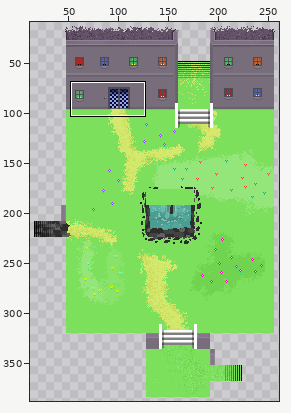
Edited in one commit: sprite sheet (assets/city_under_player.png). The picture above shows the old version from afar; the outline marks the close-up.
Close-up. Before:
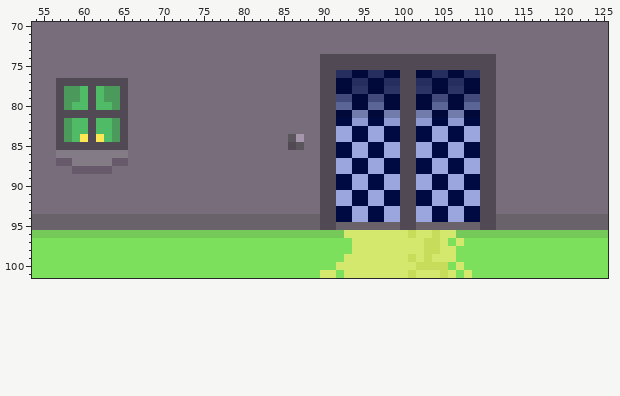
The file is 320x416 pixels. Colours within 5 levels of each other are drawn and written as one. Shown: x 54..125, y 70..101. The wide view leaves out empty margins.
New version:
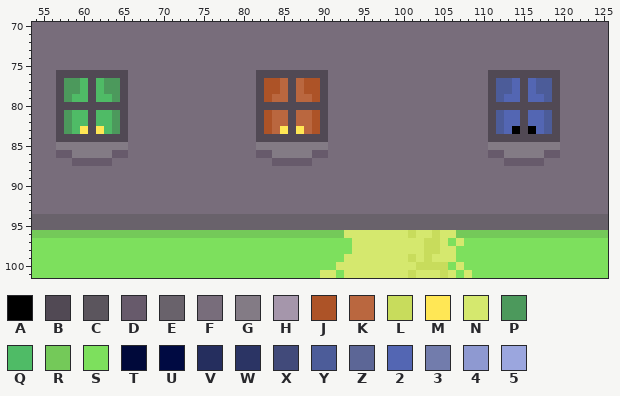
Palette (. is transparent): A #000000  B #514954  C #5b555d  D #675a6b  E #69626b  F #786d7b  G #837b85  H #a596ab  J #ad5327  K #ba673f  L #c8dc5c  M #ffe755  N #d5e86e  P #4c995c  Q #4fbb66  R #74c959  S #7de05d  T #00093a  U #000a42  V #252e5e  W #2b3464  X #414a7a  Y #4c5c99  Z #5c6696  2 #5366b3  3 #727cac  4 #8e99d1  5 #9ba6de
Log entry: remove city door
Change:
Changed rows in their new state; - is an unchanged pixel.
first column x 57:
 74 ---------------------------------FFFFFFFFFFFFFFFFFFFFFF--------
 75 ---------------------------------FFFFFFFFFFFFFFFFFFFFFF--------
 76 BBBBBBBBB----------------BBBBBBBB-FFFFFFFFFFFFFFFFFFFF-BBBBBBBB
 77 -PPQ-QPP-----------------BJJKBKJJ-FFFFFFFFFFFFFFFFFFFF-YY2B2YYB
 78 -------------------------BJJKBKJJ-FFFFFFFFFFFFFFFFFFFF-YY2B2YYB
 79 --Q---Q------------------BJKKBKKJ-FFFFFFFFFFFFFFFFFFFF-Y22B22YB
 80 -BBB-BBB-----------------BBBBBBBB-FFFFFFFFFFFFFFFFFFFF-BBBBBBBB
 81 -PQQ-QQP-----------------BJKKBKKJ-FFFFFFFFFFFFFFFFFFFF-Y22B22YB
 82 -------------------------BJKKBKKJ-FFFFFFFFFFFFFFFFFFFF-Y22B22YB
 83 ---M-M-------------------BJKMBMKJ-FFFFFFFFFFFFFFFFFFFF-Y2ABA2YB
 84 -BBB-BBB-----------------BBBBBBBB-FFFFFFFFFFFFFFFFFFFF-BBBBBBBB
 85 GGGGGGGGG----------------GGGGGGGGGFFFFFFFFFFFFFFFFFFFFGGGGGGGGG
 86 DD-----DD----------------DDGGGGGDDFFFFFFFFFFFFFFFFFFFFDDGGGGGDD
 87 FFDDDDDFF------------------DDDDD-FFFFFFFFFFFFFFFFFFFFFF-DDDDD--
 88 --FFFFF--------------------------FFFFFFFFFFFFFFFFFFFFFF--------
 89 ---------------------------------FFFFFFFFFFFFFFFFFFFFFF--------
 90 ---------------------------------FFFFFFFFFFFFFFFFFFFFFF--------
 91 ---------------------------------FFFFFFFFFFFFFFFFFFFFFF--------
 92 ---------------------------------FFFFFFFFFFFFFFFFFFFFFF--------
 93 ---------------------------------FFFFFFFFFFFFFFFFFFFFFF--------
 94 ---------------------------------EEEEEEEEEEEEEEEEEEEEEE--------
 95 ---------------------------------EE--------EE--------EE--------
Pixel boxes of the changes (left, top, right, bottom) in both close-ups:
changed: (256, 54, 560, 230)
changed: (56, 70, 128, 174)
